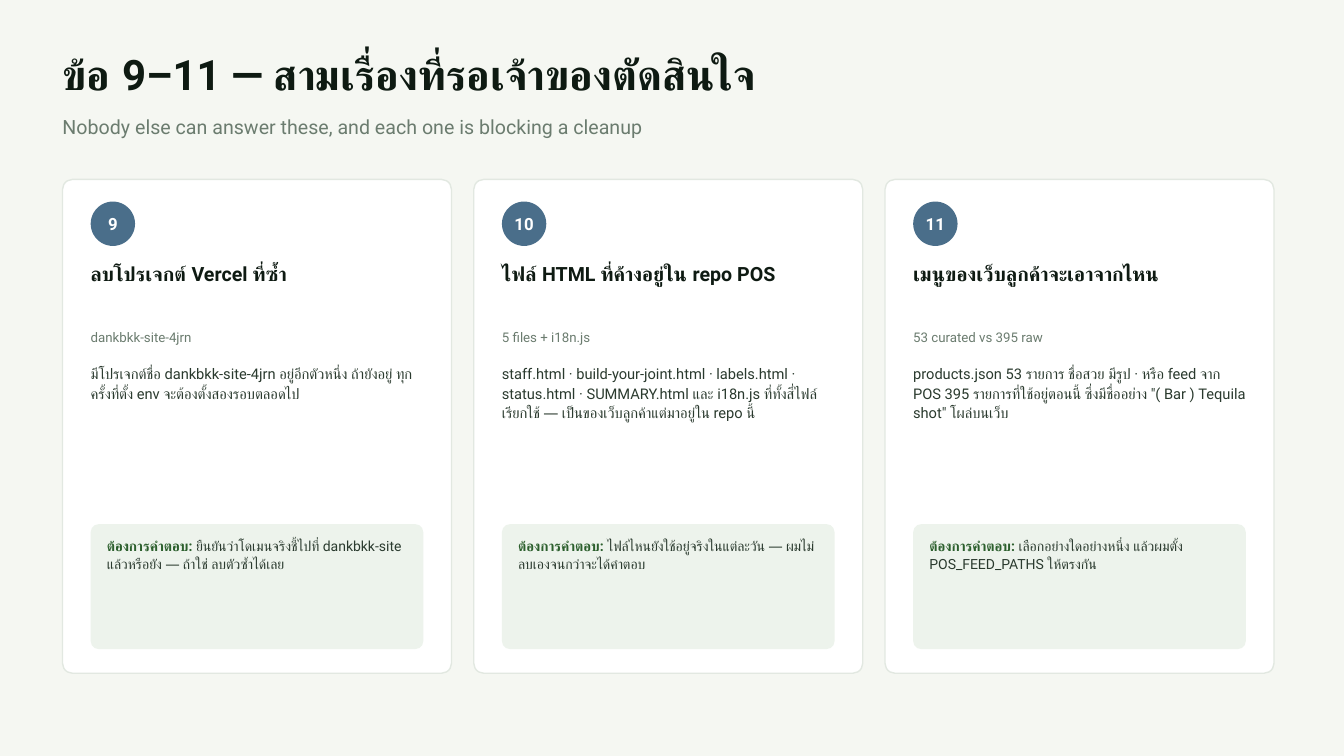
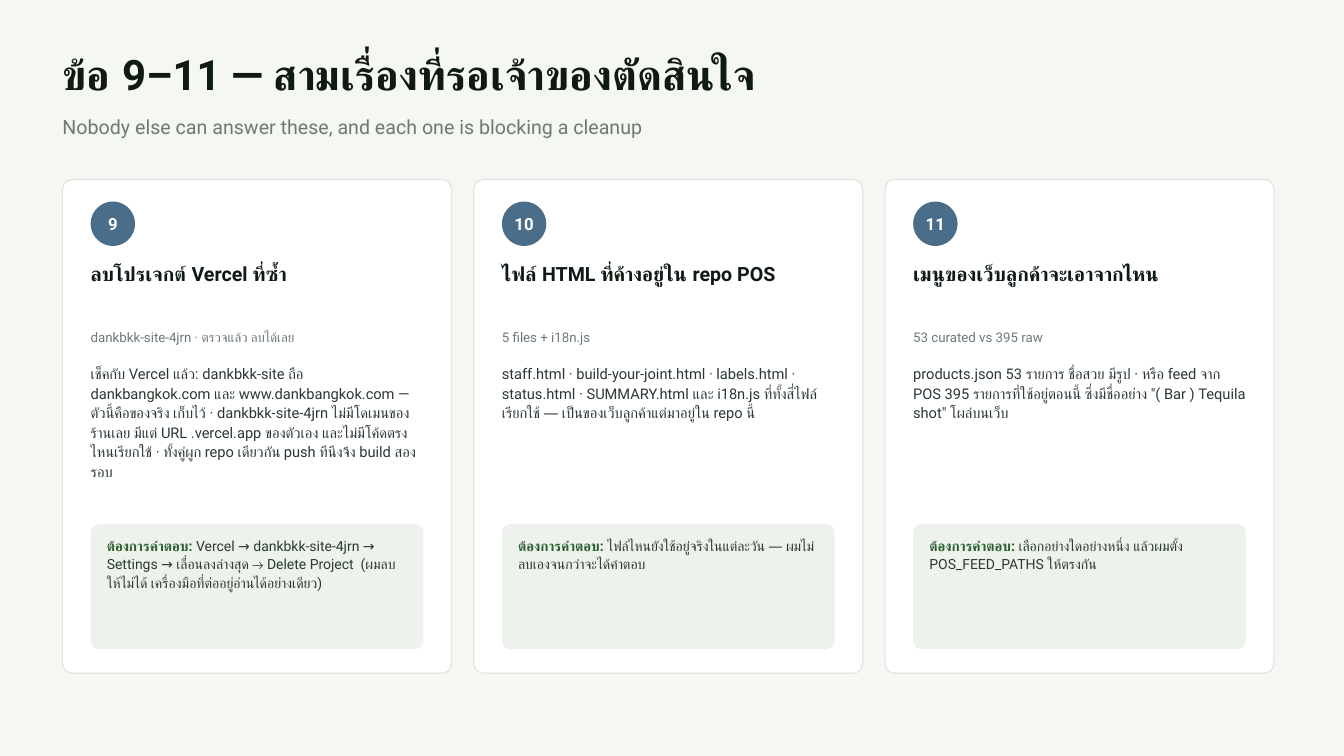
Before and after one commit to bryank31172-web/DANK-MEDICAL-POS-APP, a slide deck: slide 12 of docs/ClinicWorks-What-Is-Left.pptx. Drawn at 1344x756 pixels with LibreOffice and Linux fonts; fonts in the diff are those of the drawing. Boxes give left, top, right and bottom in pixels: in the first picture for what was removed or moved away, otherwise in the second. Text is boxed around its words. In the diff, an @@ line names an element or a change of style, - is before the commit and + after.

```diff
--- a/docs/ClinicWorks-What-Is-Left.pptx
+++ b/docs/ClinicWorks-What-Is-Left.pptx
@@ text at bbox=[91, 332, 294, 345]: text changed @@
-dankbkk-site-4jrn
+dankbkk-site-4jrn · ตรวจแล้ว ลบได้เลย
@@ text at bbox=[91, 367, 410, 462]: text changed @@
-มีโปรเจกต์ชื่อ dankbkk-site-4jrn อยู่อีกตัวหนึ่ง ถ้ายังอยู่ ทุกครั้งที่ตั้ง env จะต้องตั้งสองรอบตลอดไป
+เช็คกับ Vercel แล้ว: dankbkk-site ถือ dankbangkok.com และ www.dankbangkok.com — ตัวนี้คือของจริง เก็บไว้ · dankbkk-site-4jrn ไม่มีโดเมนของร้านเลย มีแต่ URL .vercel.app ของตัวเอง และไม่มีโค้ดตรงไหนเรียกใช้ · ทั้งคู่ผูก repo เดียวกัน push ทีนึงจึง build สองรอบ
@@ text at bbox=[107, 540, 359, 592]: text changed @@
-ต้องการคำตอบ: ยืนยันว่าโดเมนจริงชี้ไปที่ dankbkk-site แล้วหรือยัง — ถ้าใช่ ลบตัวซ้ำได้เลย
+ต้องการคำตอบ: Vercel → dankbkk-site-4jrn → Settings → เลื่อนลงล่างสุด → Delete Project (ผมลบให้ไม่ได้ เครื่องมือที่ต่ออยู่อ่านได้อย่างเดียว)
```
Also in this commit, not shown: 3 other files.
